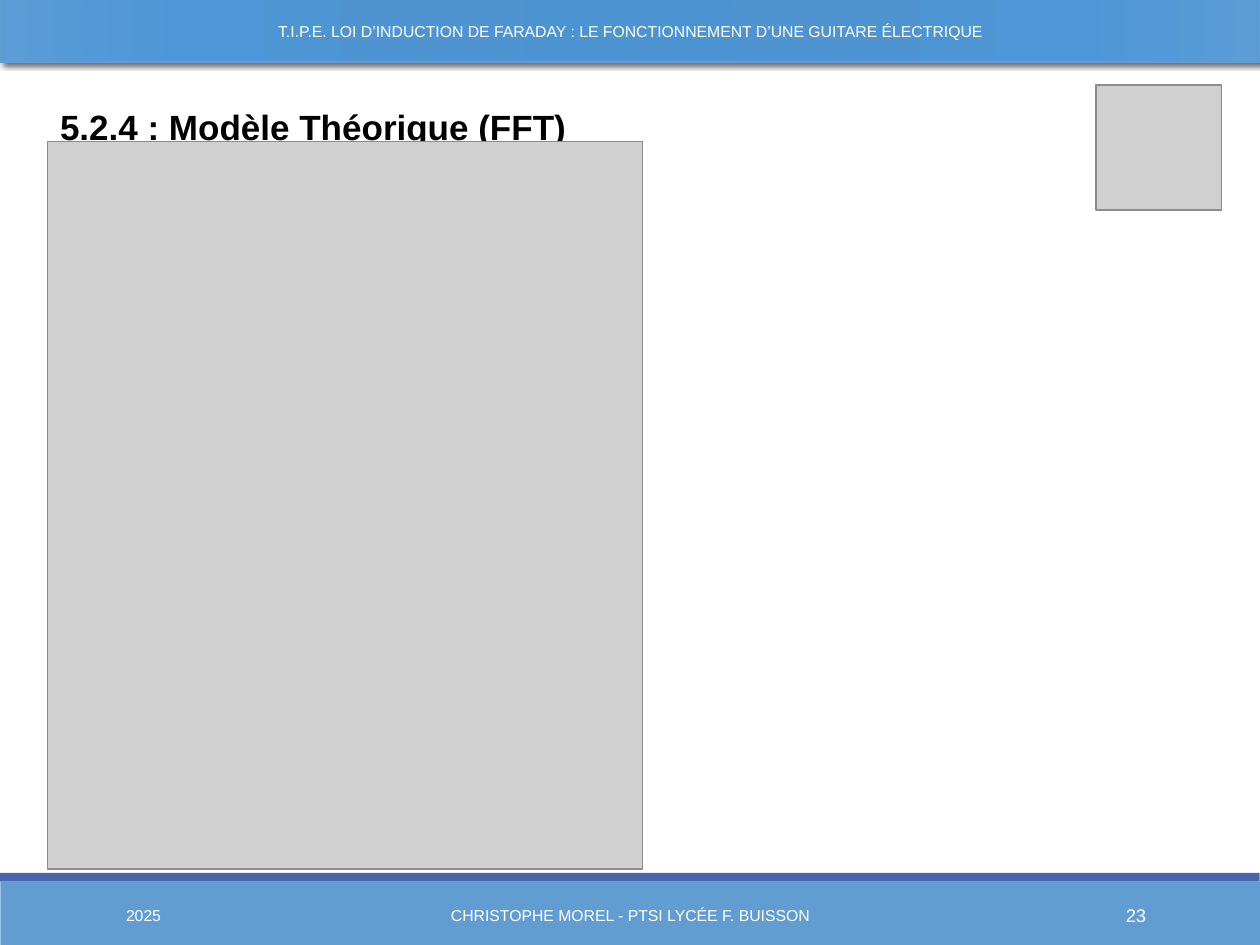
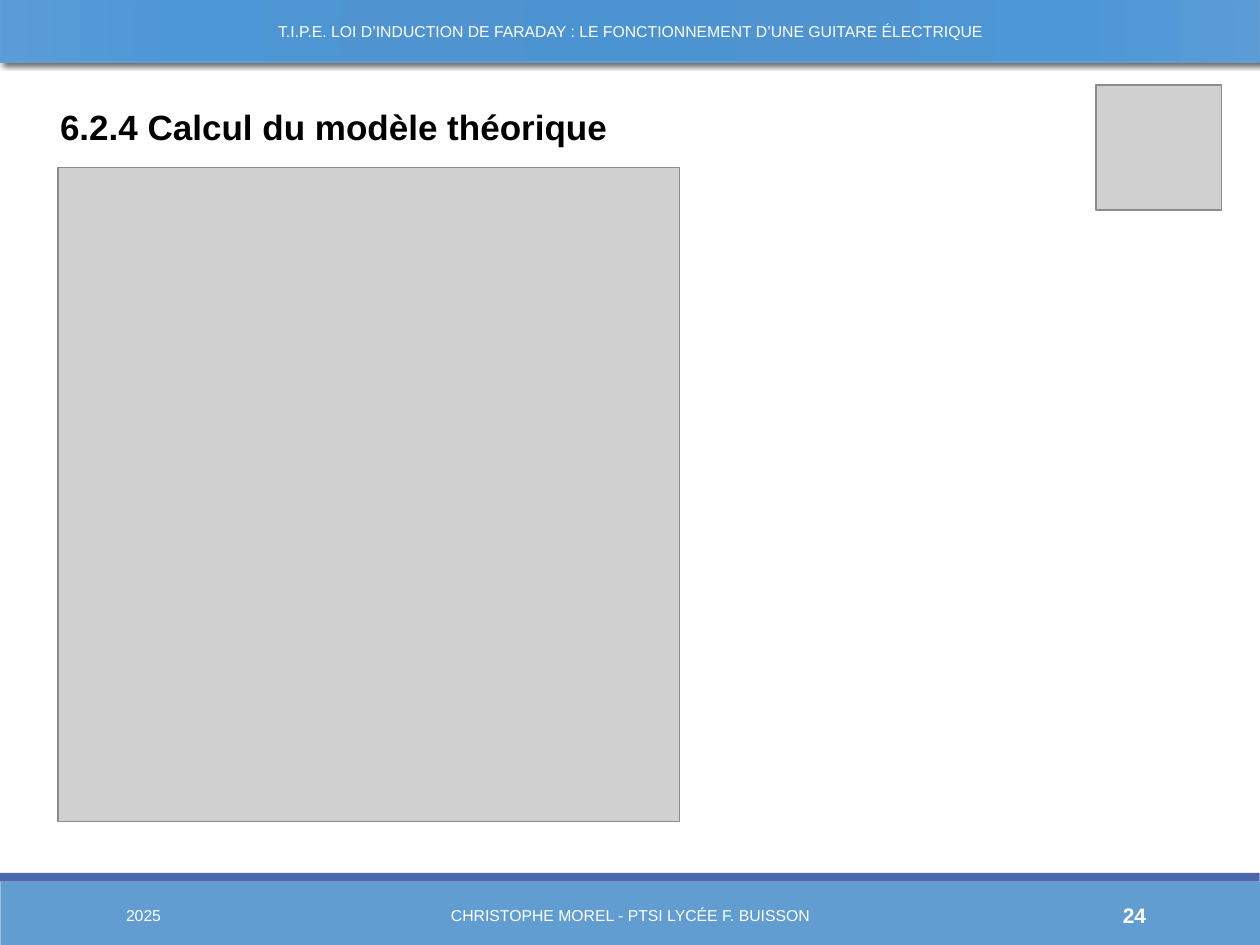
Before and after one commit to Chrismorel7/TIPE---Micro_guitare_elec, a slide deck: slide 24 of Views/Novembre.pptx (slide 23 before the commit). Drawn at 1260x945 pixels with LibreOffice and Linux fonts; fonts in the diff are those of the drawing; grey boxes stand for pictures. Boxes give left, top, right and bottom in pixels: in the first picture for what was removed or moved away, otherwise in the second. Text is boxed around its words. In the diff, an @@ line names an element or a change of style, - is before the commit and + after.

```diff
--- a/Views/Novembre.pptx
+++ b/Views/Novembre.pptx
@@ text at (60, 114, 607, 147): text changed @@
-5.2.4 : Modèle Théorique (FFT)
+6.2.4 Calcul du modèle théorique
@@ picture: place and size @@
-picture at (48, 141, 643, 868)
+picture at (58, 168, 679, 822)
@@ page number at (1123, 908, 1146, 923): text changed; size 10.5 to 12 pt; bold on @@
-23
+24
```
Also in this commit, not shown: 18 other slides changed, 2 slides added, 1 slide removed, 16 other files.
